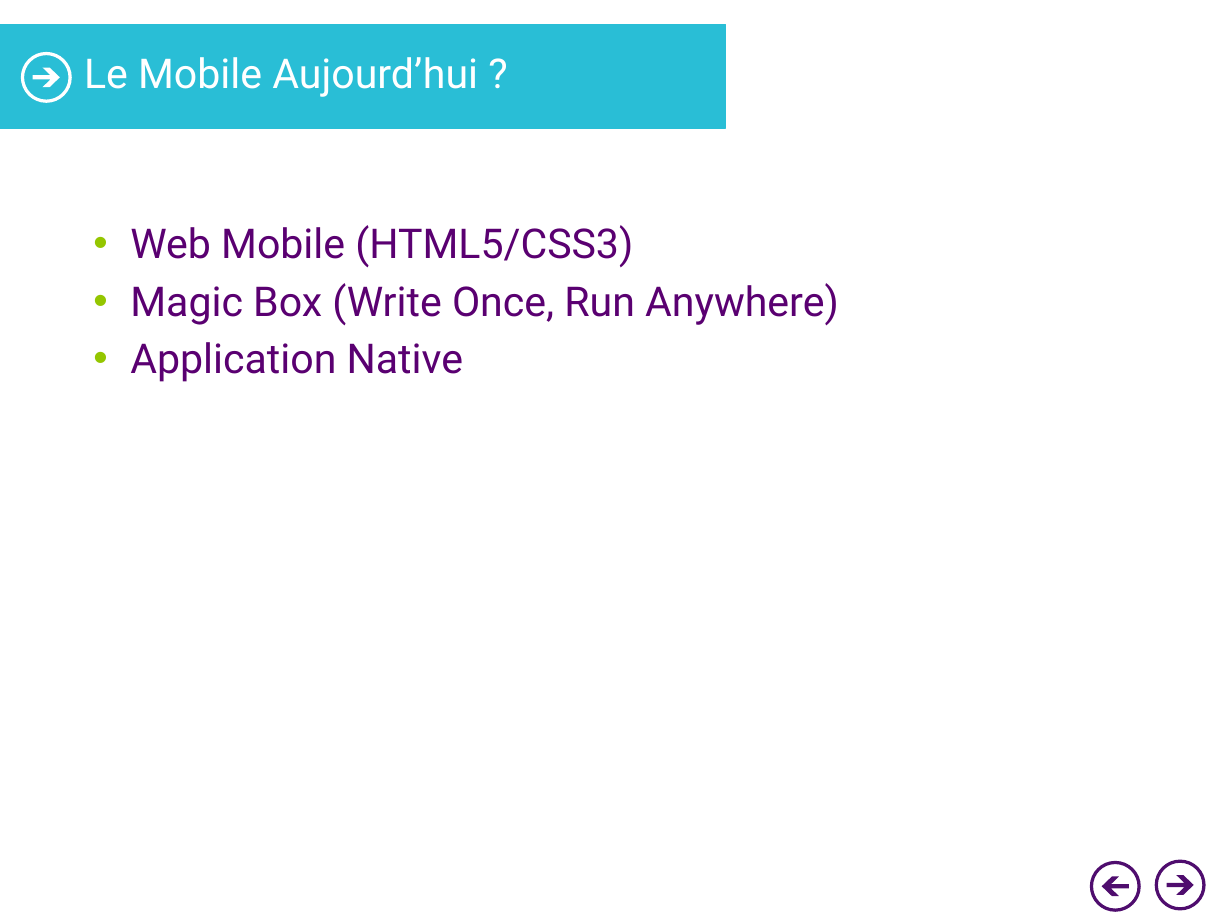
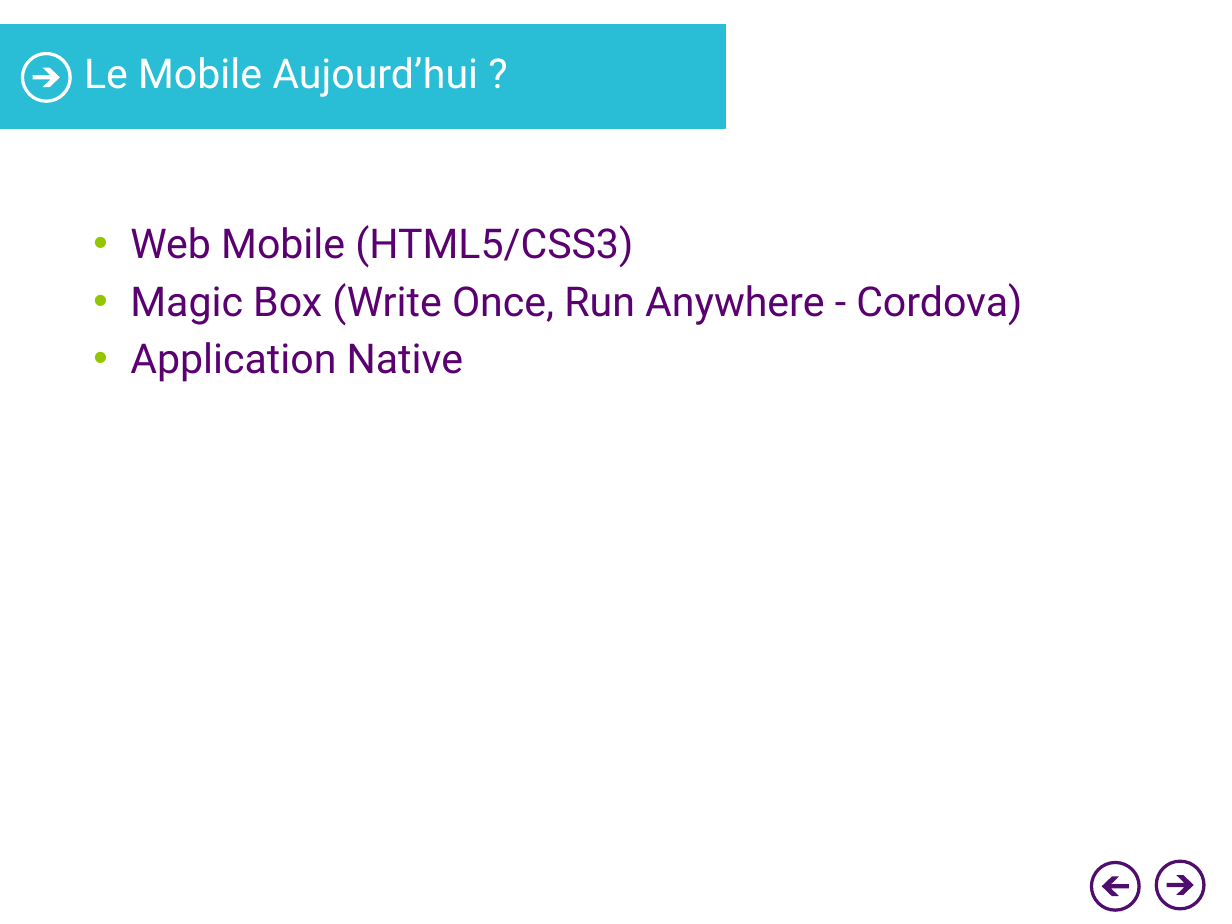
Before and after one commit to lnimong/prezxamarin, a slide deck: slide 7 of XamarinPrez.pptx (slide 6 before the commit). Drawn at 1232x924 pixels with LibreOffice and Linux fonts; fonts in the diff are those of the drawing; background and template pictures are left out. Boxes give left, top, right and bottom in pixels: in the first picture for what was removed or moved away, otherwise in the second. Text is boxed around its words. In the diff, an @@ line names an element or a change of style, - is before the commit and + after.

```diff
--- a/XamarinPrez.pptx
+++ b/XamarinPrez.pptx
@@ text at (130,283,1022,326): text changed @@
-• Magic Box (Write Once, Run Anywhere)
+• Magic Box (Write Once, Run Anywhere - Cordova)
```
Also in this commit, not shown: 1 other slide changed, 1 slide added.
